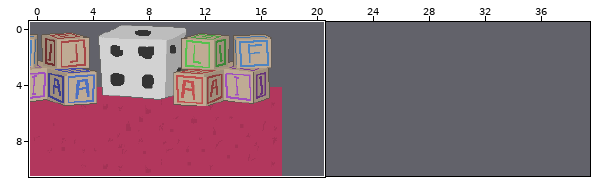
Tiled map -- Project Stroke/resources/images/tiled/Mapa.tmx. The first picture is a wide view before the edit; the outline marks the close-up.
Close-up. Old version:
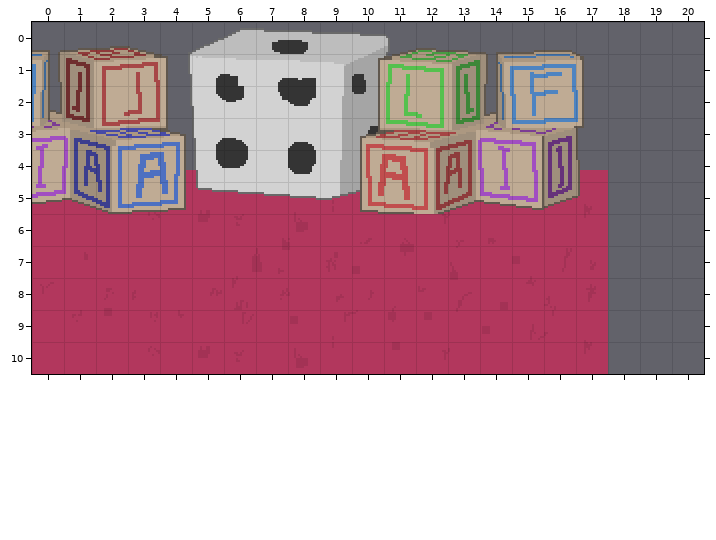
Cells are 16x16 px. Shown: x 0..20, y 0..10. The commit also changed other parts of the map, which this record leaves out. The old version is drawn lined up with the new one.
After the commit:
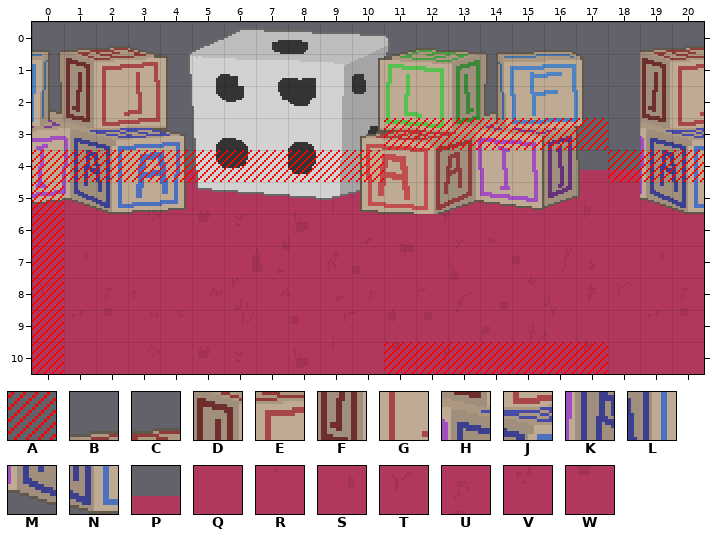
Key: from "collisionTileset": A 0; from "cubesTileset": B 1, C 2, D 19, E 20, F 37, G 38, H 55, J 56, K 73, L 74, M 91, N 92; from "floorTileset": P 0, Q 18, R 19, S 55, T 72, U 74, V 91, W 92.
_ is an empty cell.
Tiles of an added or newly shown layer are drawn over the layers below it.
Difference:
Changed rows in their new state; . is an unchanged cell.
map size 18x11 -> 40x11 cells
Layer "Floor":
first column x 18:
 4 P..
 5 QRQ
 6 QQQ
 7 QSQ
 8 TQU
 9 QVW
10 QQQ
Layer "Cubes":
first column x 19:
 0 BC
 1 DE
 2 FG
 3 HJ
 4 KL
 5 MN
Layer "Collision" (added):
first column x 0:
 3 ...........AAAAAAA...
 4 AAAAAAAAAAA.......AAA
 5 A....................
 6 A....................
 7 A....................
 8 A....................
 9 A....................
10 A..........AAAAAAA...
